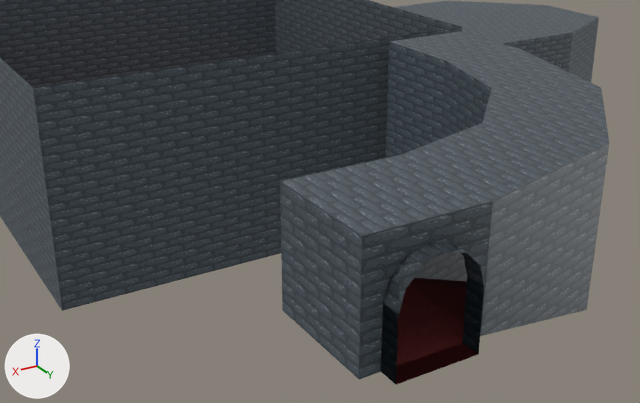
One commit to the Blender file Assets/World/_Sandbox/Skatepark/Raw/sb_skatepark.blend: the scene before it, then after it.
One viewpoint serves both versions: a camera (50 mm lens) standing at (18.8, 22.4, 19.4) and looking at (2.9, -4.1, 6.2). Lighting does not change. The marker at lower left points along +X, +Y and +Z.

Names of what the first picture shows: 'skatepark_door', 'skatepark_entrance', 'skatepark_prison', 'skatepark_testroom'.
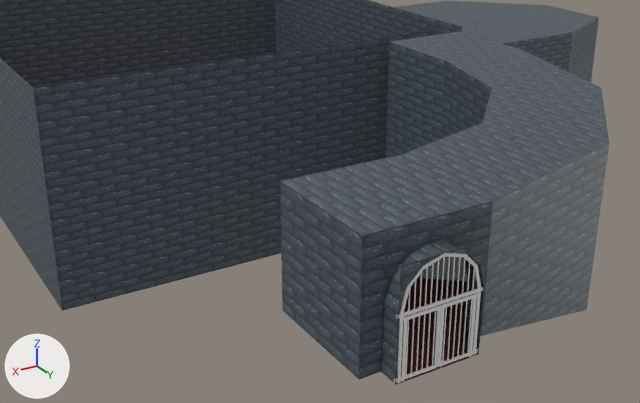
Location of each change, (x1, y1, x2, y2) in pixels of the pictures (640 x 403 px):
'skatepark_gate', added
    after: (393, 253, 483, 383)
'skatepark_gatedoor_left', added
    after: (401, 305, 441, 382)
'skatepark_gatedoor_right', added
    after: (438, 293, 478, 367)
'skatepark_door', deleted
    before: (462, 277, 484, 354)

The change, as a diff of the scene's bpy script:
```diff
--- a/Assets/World/_Sandbox/Skatepark/Raw/sb_skatepark.blend.py
+++ b/Assets/World/_Sandbox/Skatepark/Raw/sb_skatepark.blend.py
@@ mat_rusiron @@
+mat_rusiron = principled_material('RusIron')
+mat_rusiron.base_color = (0.8, 0.8, 0.8)  # white #e7e7e7
@@ me_cylinder_002 @@
+me_cylinder_002.from_pydata(...)  # 96 vertices, 67 faces; spans x 0.0..1.74, y -0.03..0.03, z 0.0..2.78
+me_cylinder_002.materials.append(mat_rusiron)  # its picture is missing
@@ me_cylinder_001 @@
+me_cylinder_001.from_pydata(...)  # 96 vertices, 67 faces; spans x -1.74..0.0, y -0.03..0.03, z 0.0..2.78
+me_cylinder_001.materials.append(mat_rusiron)  # its picture is missing
@@ me_cylinder @@
+me_cylinder.from_pydata(...)  # 188 vertices, 131 faces; spans x -2.05..2.05, y -0.05..0.0, z 0.0..4.97
+me_cylinder.materials.append(mat_rusiron)  # its picture is missing
@@ ob_skatepark_door @@
-ob_skatepark_door = bpy.data.objects.new('skatepark_door', me_level2_003)
-ob_skatepark_door.location = (0.0, 0.0, 0.0)
@@ ob_skatepark_gatedoor_right @@
+ob_skatepark_gatedoor_right = bpy.data.objects.new('skatepark_gatedoor_right', me_cylinder_002)
+ob_skatepark_gatedoor_right.location = (-1.75, -0.07, 0.0)
@@ ob_skatepark_gatedoor_left @@
+ob_skatepark_gatedoor_left = bpy.data.objects.new('skatepark_gatedoor_left', me_cylinder_001)
+ob_skatepark_gatedoor_left.location = (1.75, -0.07, 0.0)
@@ ob_skatepark_gate @@
+ob_skatepark_gate = bpy.data.objects.new('skatepark_gate', me_cylinder)
+ob_skatepark_gate.location = (0.0, -0.05, 0.0)
```
